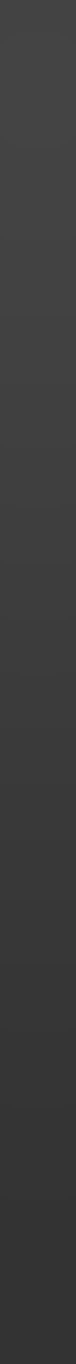
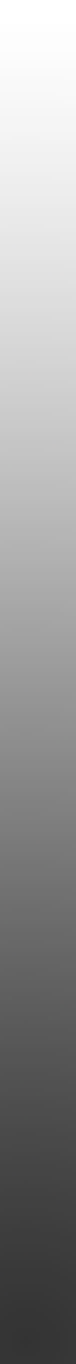
Comparing the layer stacks of the two 76×1364 images. Changes:
painted on "Layer 1" over (0, 24, 76, 1364)
hid "Background" over (0, 0, 76, 1364)
